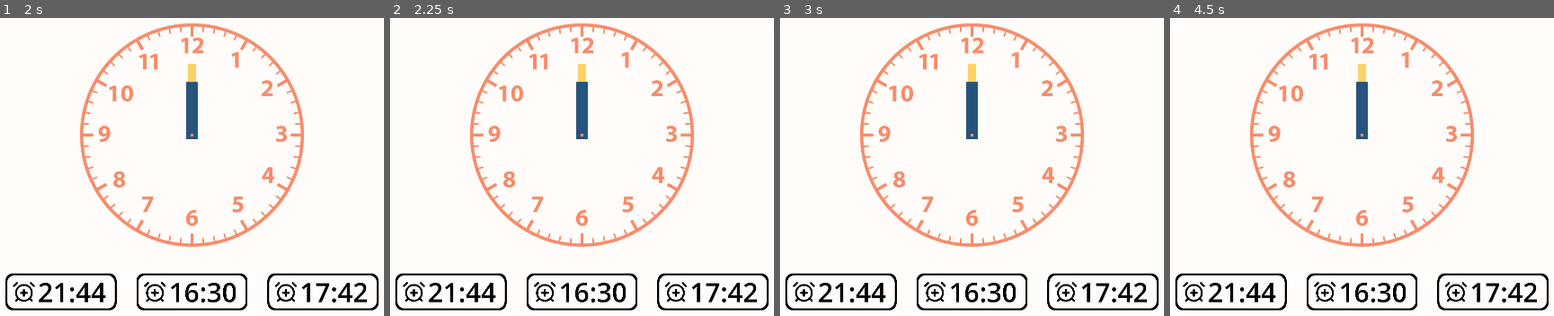
Above: before the commit, frames 1-4 (left to right).
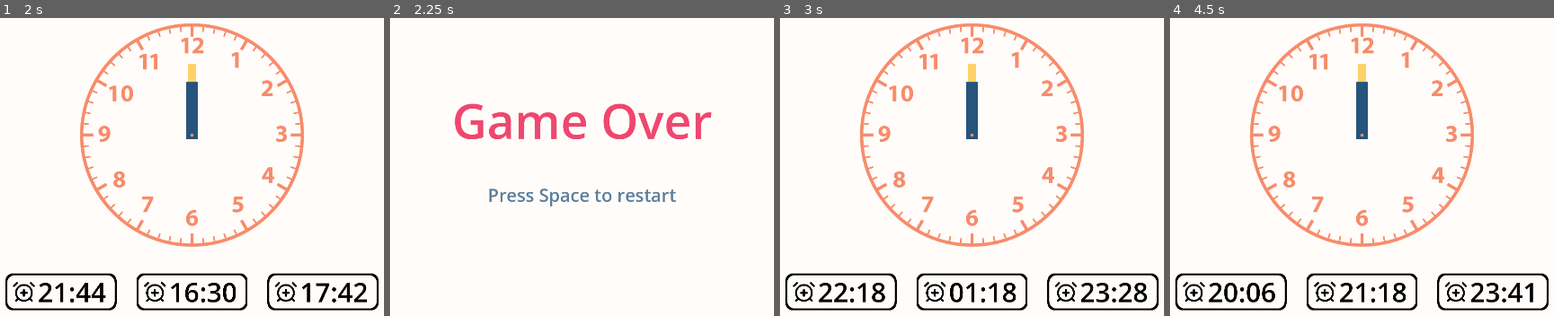
Above: after the commit, the same moments.

Repository: TheDedemon/Clockwise
Game: Godot game, scene res://nodes/screens/gameplay_screen.tscn
Same seed, same stepped clock (60 frames per second), same inputs: the game is played once before the commit and once after it.
Inputs:
- Up to frame 1 (2 s): tap Enter at 0.5 s; hold Space (Confirm) 0.53-1.28 s; tap Space (Confirm) at 1.35 s
- Up to frame 2 (2.25 s): tap Space (Confirm) at 2 s; hold Space (Confirm) from 2.03 s (still down)
- Up to frame 3 (3 s): release Space (Confirm) at 2.78 s; tap Space (Confirm) at 2.85 s
- Up to frame 4 (4.5 s): tap Space (Confirm) at 3.5, 4.35 s; hold Space (Confirm) 3.53-4.28 s

Frame 1 is identical in both runs. In frame 2, 12% of the frame differs, in the area x 1-99%, y 1-99%; in frame 3, 1.4%; in frame 4, 1.3%.

Commit message:
update: gameplay (add timer), goals (add 2 digits at least) and victory screen (timer label)

Diff:
--- a/nodes/screens/victory_screen.tscn
+++ b/nodes/screens/victory_screen.tscn
@@ -2,8 +2,9 @@
 
 [ext_resource type="Script" path="res://scripts/victory.gd" id="1_b1kue"]
 
-[node name="Victory" type="Node2D"]
+[node name="Victory" type="Node2D" node_paths=PackedStringArray("timer_label")]
 script = ExtResource("1_b1kue")
+timer_label = NodePath("Timer")
 
 [node name="WellDone" type="Label" parent="."]
 modulate = Color(0.0235294, 0.839216, 0.627451, 1)
@@ -20,7 +21,7 @@
 horizontal_alignment = 1
 vertical_alignment = 1
 
-[node name="Time" type="Label" parent="."]
+[node name="Timer" type="Label" parent="."]
 modulate = Color(0.968627, 0.54902, 0.419608, 1)
 offset_top = 464.0
 offset_right = 1920.0
--- a/project.godot
+++ b/project.godot
@@ -14,6 +14,10 @@
 run/main_scene="res://nodes/screens/gameplay_screen.tscn"
 config/features=PackedStringArray("4.2", "GL Compatibility")
 config/icon="res://icon.svg"
+
+[autoload]
+
+Globals="*res://scripts/globals.gd"
 
 [display]
 
--- a/scripts/gameplay.gd
+++ b/scripts/gameplay.gd
@@ -5,8 +5,16 @@
 @export var minutes_hand : ClockHand = null
 @export var goals : Array[Goal]
 
+var number_of_error : int = 0
+
+func _ready() -> void:
+	Globals.timer = 0
+
+func _process(delta: float) -> void:
+	Globals.timer += delta
+
 func _input(event: InputEvent) -> void:
-	if event.is_action_pressed("Confirm"):
+	if event.is_action_released("Confirm"):
 		var player_is_correct : bool = false
 		var any_goals_left : bool = false
 		for goal in goals:
@@ -16,9 +24,14 @@
 					player_is_correct = true
 				else:
 					any_goals_left = true
+		print(any_goals_left)
 
 		if !player_is_correct:
-			pass # ToDo make error
+			number_of_error += 1
+			if number_of_error == 3:
+				get_tree().change_scene_to_file("res://nodes/screens/game_over_screen.tscn")
+		if !any_goals_left:
+			get_tree().change_scene_to_file("res://nodes/screens/victory_screen.tscn")
 
 func is_clock_correct(goal: Goal) -> bool:
 	#print("hours: clock %d = alarm %d" % [hours_hand.rotation_degrees, goal.hours_angle])
--- /dev/null
+++ b/scripts/globals.gd
@@ -0,0 +1,3 @@
+extends Node
+
+var timer : float = 0
--- a/scripts/goal.gd
+++ b/scripts/goal.gd
@@ -23,9 +23,10 @@
 	minutes = randi_range(0, 59)
 	hours_angle = (fmod(hours, 12) / 12) * 360
 	minutes_angle = (minutes / 60) * 360
-	label.text = "%d:%d" % [hours, minutes]
+	label.text = "%02d:%02d" % [hours, minutes]
 
 func set_completed() -> void:
+	is_completed = true
 	modulate = completed_color
 	normal_alarm_sprite.visible = false
 	completed_alarm_sprite.visible = true
--- a/scripts/victory.gd
+++ b/scripts/victory.gd
@@ -3,7 +3,10 @@
 @export var timer_label : Label = null
 
 func _ready() -> void:
-	pass
+	if Globals.timer > 60:
+		timer_label.text = "%d minutes %d seconds" % [Globals.timer / 60, fmod(Globals.timer, 60)]
+	else:
+		timer_label.text = "%d seconds" % Globals.timer
 
 func _input(event: InputEvent) -> void:
 	if event.is_action_released("Restart"):
